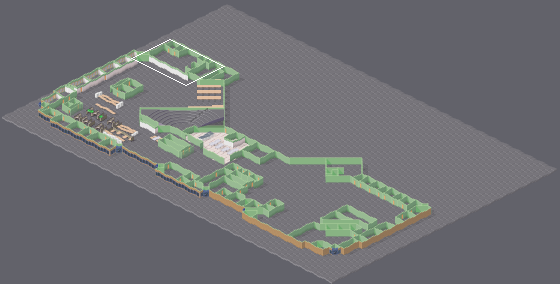
One commit to this Tiled map: map.tmx. Above: a wide view before the commit, with the close-up outlined.
Close-up. Before:
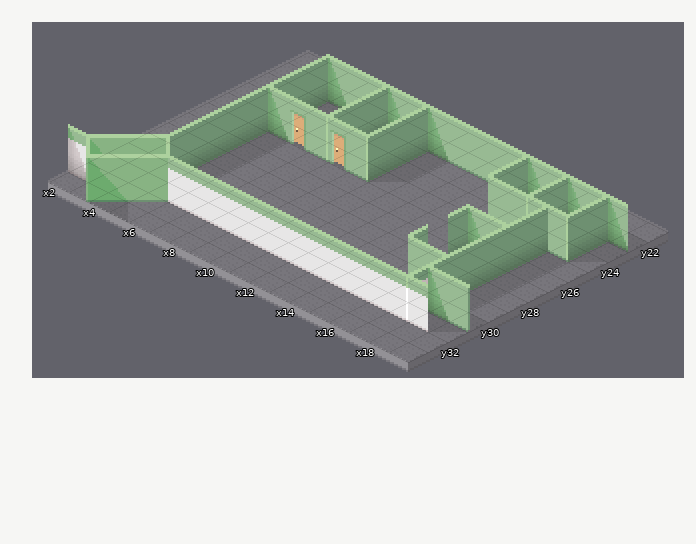
Cells are 20x10 px. Isometric: x runs down to the right, y down to the left. Shown: x 2..19, y 21..33. The commit also changed other parts of the map, which this record leaves out. Tiles whose own drawing changed are shown in their newer look in all pictures.
New version:
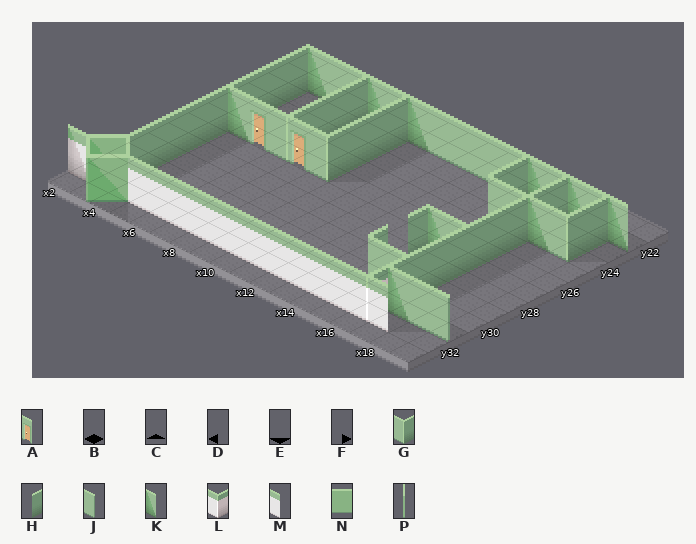
Key: from "doors": A 2; from "shadow": B 1, C 2, D 3, E 4, F 5; from "wall": G 1, H 2, J 3, K 4, L 5, M 7, N 9, P 11.
_ is an empty cell, . an unchanged one.
Change:
--- layer "Shadow"
@@ x 4..19 @@
-22 _E..............
-23 _B._B_B.........
-24 _B._B_B.........
-25 _BBCBCC......_B.
-26 _.____......ECB.
-27 _B........._._B.
-28 _B........._E_B.
-29 _B........._ECB.
-30 _BD........___BB
-31 _FBBBBBBBBBBBC.C
-32 D______________.
+22 EB..............
+23 B_.B_B_.........
+24 B_.B_B_.........
+25 B__B_B_......B_.
+26 B.CBCC......_B_.
+27 B_.........E.B_.
+28 B_.........C_B_.
+29 B_.........E_B_.
+30 B__........ECB__
+31 BD___________B.B
+32 BBBBBBBBBBBBCBC.
--- layer "Walls"
@@ x 3..19 @@
-22 ._K.JKJK.........
-23 _H._H_H..........
-24 _H._H_H.......J..
-25 _HKAGAG......_H..
-26 _H____.......KG..
-27 _H..........H_H..
-28 _H........._._H..
-29 _H..........HJG..
-30 _H.........___HKJ
-31 _NPMMMMMMMMMMMLM_
-32 ._N____________..
+22 .KJ.KJKJ.........
+23 H_.H_H_..........
+24 H_.H_H_.......K..
+25 H__H_H_......H_..
+26 HKAGAG.......H_..
+27 H_..........KG_..
+28 H_.........H.H_..
+29 H_.........._H_..
+30 H_.........HJG___
+31 H____________HKJJ
+32 .PMMMMMMMMMMMLM..
Changed places in both close-ups, as pixel boxes (x1, y1, x2, y2):
changed: (126, 44, 566, 342)
